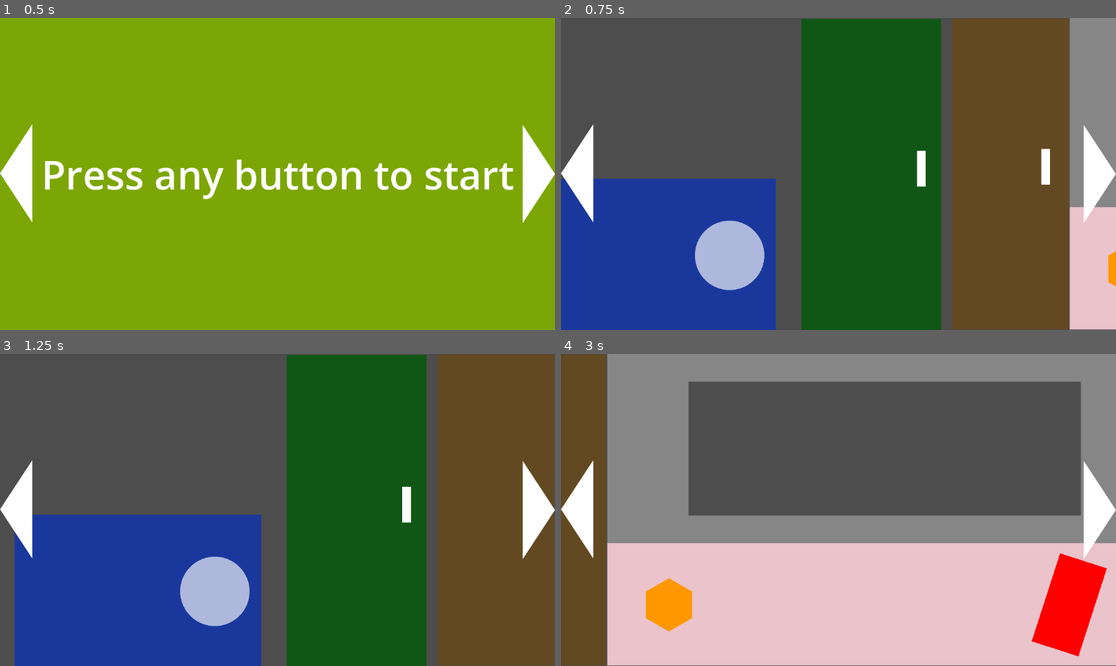
Above: before the commit, frames 1-4 (two rows, left to right).
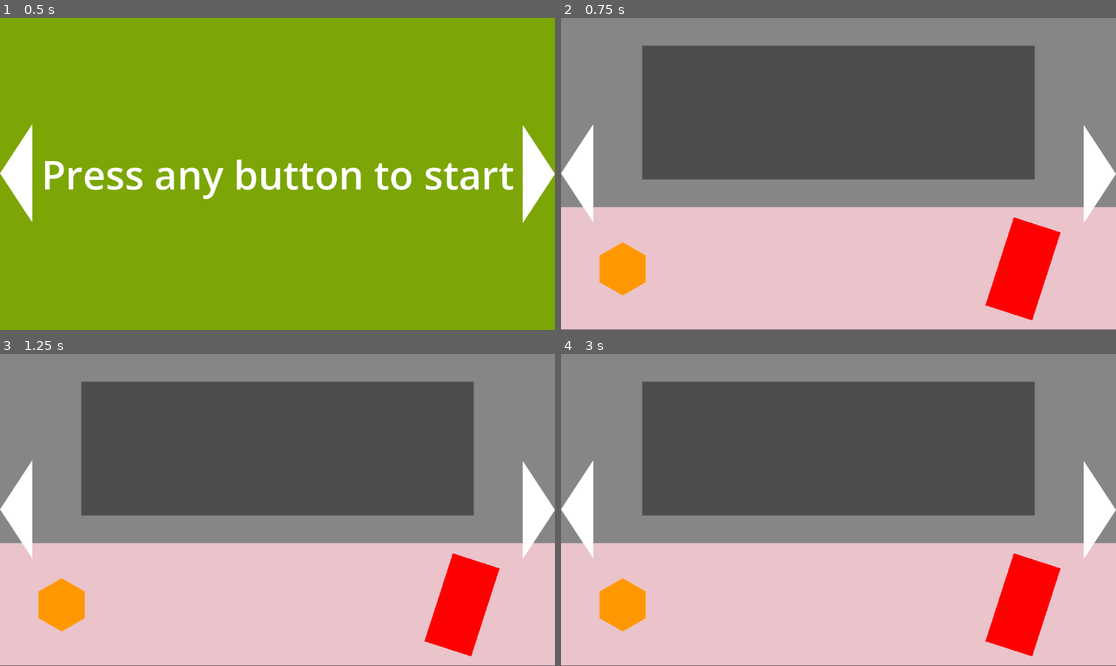
Above: after the commit, the same moments.

Repository: mazilimka/Full-House
Game: Godot game, scene res://ScreenManager/rooms_manager.tscn
Same seed, same stepped clock (60 frames per second), same inputs: the game is played once before the commit and once after it.
Inputs (mouse positions are in pixels of both pictures, inside the frame that each line leads up to):
- Up to frame 1 (0.5 s): no input
- Up to frame 2 (0.75 s): click (577, 174) at 0.5 s
- Up to frame 3 (1.25 s): no input
- Up to frame 4 (3 s): click (1099, 510) at 1.25 s; click (577, 510) at 2 s; click (1099, 510) at 2.75 s

Frame 1 is identical in both runs. In frame 2, 78% of the frame differs, in the area x 0-100%, y 0-100%; in frame 3, 82%; in frame 4, 22%.

Commit message:
An approximate implementation of the move

Diff:
--- a/Autoloads/Events.gd
+++ b/Autoloads/Events.gd
@@ -1,3 +1,4 @@
 extends Node
 
 signal room_changed(room: String)
+signal side_changed(side: String)
--- a/Autoloads/Global.gd
+++ b/Autoloads/Global.gd
@@ -1,6 +1,7 @@
 extends Node
 
 var CurrentRoom
+var CurrentSide: String
 
 
 func get_component(_node: Node, _comp_name: String):
--- a/Autoloads/GlobalHUD/GlobalHUD.gd
+++ b/Autoloads/GlobalHUD/GlobalHUD.gd
@@ -6,8 +6,10 @@
 
 
 func left_side_pressed():
-	Global.CurrentRoom.side_move_left()
+	#Global.CurrentRoom.side_move_left()
+	Events.side_changed.emit('left')
 
 
 func right_side_pressed():
-	Global.CurrentRoom.side_move_right()
+	#Global.CurrentRoom.side_move_right()
+	Events.side_changed.emit('right')
--- a/ScreenManager/rooms_manager.tscn
+++ b/ScreenManager/rooms_manager.tscn
@@ -4,12 +4,14 @@
 [ext_resource type="PackedScene" uid="uid://bahrcklmepx6q" path="res://Screens/StartScreen/start_screen.tscn" id="2_xw2b8"]
 
 [node name="RoomsManager" type="Control"]
+process_mode = 3
 layout_mode = 3
 anchors_preset = 15
 anchor_right = 1.0
 anchor_bottom = 1.0
 grow_horizontal = 2
 grow_vertical = 2
+mouse_filter = 2
 script = ExtResource("1_2u421")
 
 [node name="StartScreen" parent="." instance=ExtResource("2_xw2b8")]
--- /dev/null
+++ b/Screens/WorkRoom/WorkRoomBack/wr_back.tscn
@@ -0,0 +1,30 @@
+[gd_scene load_steps=4 format=3 uid="uid://ddbvm8qsgri6e"]
+
+[ext_resource type="Texture2D" uid="uid://bei60y6f24s44" path="res://Assets/Simple Shapes/Square.png" id="1_blto6"]
+[ext_resource type="PackedScene" uid="uid://bghxw16v42682" path="res://Screens/WorkRoom/WorkRoomLeft/Bed/bed.tscn" id="2_5xty0"]
+
+[sub_resource type="LabelSettings" id="LabelSettings_vdjty"]
+font_size = 46
+
+[node name="WrBack" type="Node2D"]
+
+[node name="DoorToToilet" type="Node2D" parent="."]
+
+[node name="Square" type="Sprite2D" parent="DoorToToilet"]
+modulate = Color(0.705882, 0.0509804, 0.0509804, 0.607843)
+position = Vector2(158, 321)
+scale = Vector2(0.621094, 1.25391)
+texture = ExtResource("1_blto6")
+
+[node name="Label" type="Label" parent="DoorToToilet"]
+offset_left = 4.0
+offset_top = 261.0
+offset_right = 308.0
+offset_bottom = 325.0
+text = "Door to Toilet
+"
+label_settings = SubResource("LabelSettings_vdjty")
+
+[node name="Bed" parent="." instance=ExtResource("2_5xty0")]
+position = Vector2(991, 362)
+rotation = -1.5708
--- a/Screens/WorkRoom/Workspace/workspace.tscn
+++ b/Screens/WorkRoom/WorkRoomFront/wr_front.tscn
@@ -8,7 +8,7 @@
 [sub_resource type="RectangleShape2D" id="RectangleShape2D_kshe2"]
 size = Vector2(96, 78)
 
-[node name="Workplace" type="Node2D"]
+[node name="WrFront" type="Node2D"]
 
 [node name="Table" type="Node2D" parent="."]
 
--- a/Screens/WorkRoom/WorkspaceSideLeft/Bed/bed.tscn
+++ b/Screens/WorkRoom/WorkRoomLeft/Bed/bed.tscn
@@ -1,7 +1,7 @@
 [gd_scene load_steps=5 format=3 uid="uid://bghxw16v42682"]
 
 [ext_resource type="Texture2D" uid="uid://bei60y6f24s44" path="res://Assets/Simple Shapes/Square.png" id="1_5vxsa"]
-[ext_resource type="Script" path="res://Screens/WorkRoom/WorkspaceSideLeft/Bed/bed.gd" id="1_08u0m"]
+[ext_resource type="Script" path="res://Screens/WorkRoom/WorkRoomLeft/Bed/bed.gd" id="1_08u0m"]
 [ext_resource type="Texture2D" uid="uid://b6nyiylffofhg" path="res://Assets/Simple Shapes/Circle.png" id="3_t1moj"]
 
 [sub_resource type="RectangleShape2D" id="RectangleShape2D_3tl7w"]
--- a/Screens/WorkRoom/WorkspaceSideLeft/DoorToExitWp/door_to_exit_ws.tscn
+++ b/Screens/WorkRoom/WorkRoomLeft/DoorToExitWp/door_to_exit_ws.tscn
@@ -1,6 +1,6 @@
 [gd_scene load_steps=4 format=3 uid="uid://o3higsqkc6wp"]
 
-[ext_resource type="Script" path="res://Screens/WorkRoom/WorkspaceSideLeft/DoorToExitWp/door_to_exit_ws.gd" id="1_i2q4y"]
+[ext_resource type="Script" path="res://Screens/WorkRoom/WorkRoomLeft/DoorToExitWp/door_to_exit_ws.gd" id="1_i2q4y"]
 [ext_resource type="Texture2D" uid="uid://bei60y6f24s44" path="res://Assets/Simple Shapes/Square.png" id="2_ukxos"]
 
 [sub_resource type="RectangleShape2D" id="RectangleShape2D_vdwgs"]
--- a/Screens/WorkRoom/WorkspaceSideLeft/DoorToKitchen/door_to_kitchen.tscn
+++ b/Screens/WorkRoom/WorkRoomLeft/DoorToKitchen/door_to_kitchen.tscn
@@ -1,6 +1,6 @@
 [gd_scene load_steps=4 format=3 uid="uid://bayk2cunc1lp0"]
 
-[ext_resource type="Script" path="res://Screens/WorkRoom/WorkspaceSideLeft/DoorToKitchen/door_to_kitchen.gd" id="1_b7fvo"]
+[ext_resource type="Script" path="res://Screens/WorkRoom/WorkRoomLeft/DoorToKitchen/door_to_kitchen.gd" id="1_b7fvo"]
 [ext_resource type="Texture2D" uid="uid://bei60y6f24s44" path="res://Assets/Simple Shapes/Square.png" id="1_udt06"]
 
 [sub_resource type="RectangleShape2D" id="RectangleShape2D_o3ypu"]
--- /dev/null
+++ b/Screens/WorkRoom/WorkRoomLeft/wr_left.tscn
@@ -0,0 +1,16 @@
+[gd_scene load_steps=4 format=3 uid="uid://c7rire01uis4p"]
+
+[ext_resource type="PackedScene" uid="uid://o3higsqkc6wp" path="res://Screens/WorkRoom/WorkRoomLeft/DoorToExitWp/door_to_exit_ws.tscn" id="2_kywa1"]
+[ext_resource type="PackedScene" uid="uid://bghxw16v42682" path="res://Screens/WorkRoom/WorkRoomLeft/Bed/bed.tscn" id="3_o5xge"]
+[ext_resource type="PackedScene" uid="uid://bayk2cunc1lp0" path="res://Screens/WorkRoom/WorkRoomLeft/DoorToKitchen/door_to_kitchen.tscn" id="4_7loey"]
+
+[node name="WrLeft" type="Node2D"]
+
+[node name="WorkplaceDoor" parent="." instance=ExtResource("2_kywa1")]
+position = Vector2(1026, 299)
+
+[node name="DoorToKitchen" parent="." instance=ExtResource("4_7loey")]
+position = Vector2(737, 300)
+
+[node name="Bed" parent="." instance=ExtResource("3_o5xge")]
+position = Vector2(286, 491)
--- /dev/null
+++ b/Screens/WorkRoom/WorkRoomRight/wr_right.tscn
@@ -0,0 +1,13 @@
+[gd_scene load_steps=2 format=3 uid="uid://p1edgrfab2pn"]
+
+[ext_resource type="Texture2D" uid="uid://dbhgtxrop3kwb" path="res://Assets/Simple Shapes/Square2.png" id="1_c3ssp"]
+
+[node name="WrRight" type="Node2D"]
+
+[node name="Square2" type="Sprite2D" parent="."]
+position = Vector2(280, 340)
+texture = ExtResource("1_c3ssp")
+
+[node name="Square3" type="Sprite2D" parent="."]
+position = Vector2(846, 343)
+texture = ExtResource("1_c3ssp")
--- a/Screens/WorkRoom/WorkspaceSideLeft/ws_side_left.tscn
+++ /dev/null
@@ -1,16 +0,0 @@
-[gd_scene load_steps=4 format=3 uid="uid://c7rire01uis4p"]
-
-[ext_resource type="PackedScene" uid="uid://o3higsqkc6wp" path="res://Screens/WorkRoom/WorkspaceSideLeft/DoorToExitWp/door_to_exit_ws.tscn" id="2_kywa1"]
-[ext_resource type="PackedScene" uid="uid://bghxw16v42682" path="res://Screens/WorkRoom/WorkspaceSideLeft/Bed/bed.tscn" id="3_o5xge"]
-[ext_resource type="PackedScene" uid="uid://bayk2cunc1lp0" path="res://Screens/WorkRoom/WorkspaceSideLeft/DoorToKitchen/door_to_kitchen.tscn" id="4_7loey"]
-
-[node name="WpSideLeft" type="Node2D"]
-
-[node name="WorkplaceDoor" parent="." instance=ExtResource("2_kywa1")]
-position = Vector2(1026, 299)
-
-[node name="DoorToKitchen" parent="." instance=ExtResource("4_7loey")]
-position = Vector2(737, 300)
-
-[node name="Bed" parent="." instance=ExtResource("3_o5xge")]
-position = Vector2(286, 491)
--- a/Screens/WorkRoom/work_room.gd
+++ b/Screens/WorkRoom/work_room.gd
@@ -6,7 +6,6 @@
 func _ready() -> void:
 	Global.CurrentRoom = self
 
-
 func side_move_left():
 	camera_between_sides.move_left()
 
--- a/Screens/WorkRoom/work_room.tscn
+++ b/Screens/WorkRoom/work_room.tscn
@@ -1,16 +1,16 @@
 [gd_scene load_steps=5 format=3 uid="uid://6x34tp458u5y"]
 
 [ext_resource type="Script" path="res://Screens/WorkRoom/work_room.gd" id="1_dca4x"]
-[ext_resource type="PackedScene" uid="uid://bdbx5clbq2rue" path="res://Screens/WorkRoom/Workspace/workspace.tscn" id="1_m2jwv"]
-[ext_resource type="PackedScene" uid="uid://c7rire01uis4p" path="res://Screens/WorkRoom/WorkspaceSideLeft/ws_side_left.tscn" id="2_sbnf1"]
+[ext_resource type="PackedScene" uid="uid://bdbx5clbq2rue" path="res://Screens/WorkRoom/WorkRoomFront/wr_front.tscn" id="1_m2jwv"]
+[ext_resource type="PackedScene" uid="uid://c7rire01uis4p" path="res://Screens/WorkRoom/WorkRoomLeft/wr_left.tscn" id="2_sbnf1"]
 [ext_resource type="PackedScene" uid="uid://rcn0icnk0jx7" path="res://Screens/CameraBetweenSides/camera_between_sides.tscn" id="4_id01q"]
 
 [node name="WorkRoom" type="Node2D"]
 script = ExtResource("1_dca4x")
 
-[node name="Workplace" parent="." instance=ExtResource("1_m2jwv")]
+[node name="WrFront" parent="." instance=ExtResource("1_m2jwv")]
 
-[node name="WpSideLeft" parent="." instance=ExtResource("2_sbnf1")]
+[node name="WrLeft" parent="." instance=ExtResource("2_sbnf1")]
 position = Vector2(-1152, 0)
 
 [node name="CameraBetweenSides" parent="." instance=ExtResource("4_id01q")]
--- /dev/null
+++ b/test_scenes/test_arrow_workplaces.tscn
@@ -0,0 +1,56 @@
+[gd_scene load_steps=2 format=3 uid="uid://dvk4h4jbjic42"]
+
+[sub_resource type="GDScript" id="GDScript_0s7vj"]
+script/source = "extends Node2D
+
+var wr_front := load('res://Screens/WorkRoom/WorkRoomFront/wr_front.tscn')
+var wr_left := load('res://Screens/WorkRoom/WorkRoomLeft/wr_left.tscn')
+var wr_right := load('res://Screens/WorkRoom/WorkRoomRight/wr_right.tscn')
+var wr_back := load('res://Screens/WorkRoom/WorkRoomBack/wr_back.tscn')
+
+var sides: Array = [wr_back, wr_left, wr_front, wr_right]
+var current_side := 2
+var previous_side
+
+func _ready() -> void:
+	choosed_scene_instance(sides[current_side])
+	Events.side_changed.connect(side_changing)
+
+
+func side_changing(side: String):
+	match side:
+		'left':
+			if current_side == 0:
+				current_side = 3
+				delete_prev_side()
+				choosed_scene_instance(sides[current_side])
+				return
+
+			delete_prev_side()
+			choosed_scene_instance(sides[current_side - 1])
+			current_side -= 1
+		'right':
+			if current_side == 3:
+				current_side = 0
+				delete_prev_side()
+				choosed_scene_instance(sides[current_side])
+				return
+
+			delete_prev_side()
+			choosed_scene_instance(sides[current_side + 1])
+			current_side += 1
+
+
+func choosed_scene_instance(what: PackedScene):
+	var scene_instance: Node2D = what.instantiate()
+	add_child(scene_instance, true)
+	previous_side = scene_instance
+	#Global.CurrentSide = side
+
+
+func delete_prev_side():
+	previous_side.queue_free()
+"
+
+[node name="TestArrowWorkplaces" type="Node2D"]
+script = SubResource("GDScript_0s7vj")
Renamed: Screens/WorkRoom/WorkspaceSideLeft/Bed/bed.gd -> Screens/WorkRoom/WorkRoomLeft/Bed/bed.gd
Renamed: Screens/WorkRoom/WorkspaceSideLeft/DoorToExitWp/door_to_exit_ws.gd -> Screens/WorkRoom/WorkRoomLeft/DoorToExitWp/door_to_exit_ws.gd
Renamed: Screens/WorkRoom/WorkspaceSideLeft/DoorToKitchen/door_to_kitchen.gd -> Screens/WorkRoom/WorkRoomLeft/DoorToKitchen/door_to_kitchen.gd
